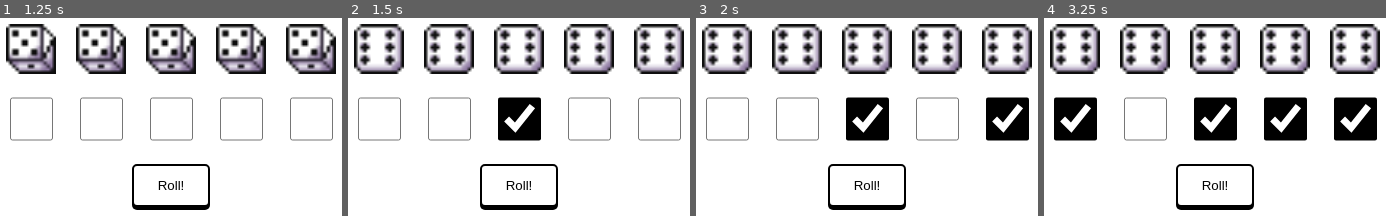
Above: before the commit, frames 1-4 (left to right).
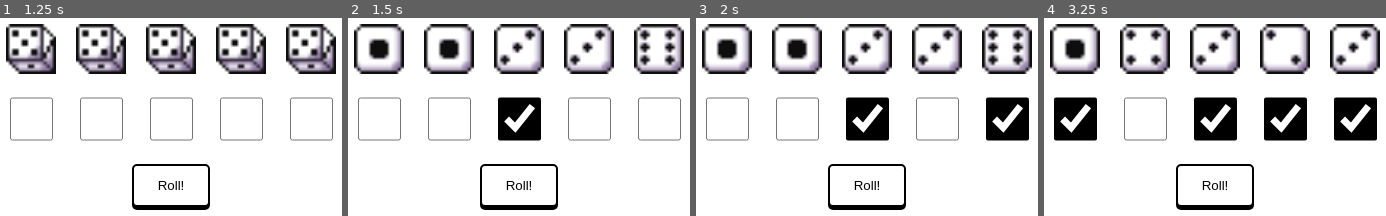
Above: after the commit, the same moments.

Repository: Kdixon04/dice-game-example-main
Game: browser game, page dice-game-example-main/game.html
Same seed, same stepped clock (60 frames per second), same inputs: the game is played once before the commit and once after it.
Inputs (mouse positions are in pixels of both pictures, inside the frame that each line leads up to):
- Up to frame 1 (1.25 s): click "Roll!" at 0.27 s
- Up to frame 2 (1.5 s): click (519, 118) at 1.27 s
- Up to frame 3 (2 s): click (1007, 118) at 1.87 s
- Up to frame 4 (3.25 s): click "Roll!" at 2.02 s; click (1286, 118) at 2.47 s; click (1074, 118) at 3.07 s

Frame 1 is identical in both runs. In frame 2, 4.6% of the frame differs, in the area x 3-76%, y 5-25%; in frame 3, 4.6%; in frame 4, 4.1%.

Commit message:
Dumb dumb DUMB spelling error

Diff:
--- a/dice-game-example-main/game.js
+++ b/dice-game-example-main/game.js
@@ -9,12 +9,15 @@
     // 3. land on a new random number
     setTimeout(() => {
         // this function will run after the timeout duration below
-        setDieImages("assets/white_dice_6.gif");
-        // Math.random()
+
+        document.querySelectorAll("#gameboard img").forEach(image => {
+            const randomNumber = Math.ceil(Math.random() * 6);
+            image.src = `assets/white_dice_${randomNumber}.gif`;
+        });
+    }, 1000 /* In miliseconds*/);
+// Math.random()
         // Math.floor() rounds down to nearest whole int
         // 0 - 1, 0.35768435
-    }, 1000 /* In miliseconds*/);
-
 });
 
 function setDieImages(imagePath) {
